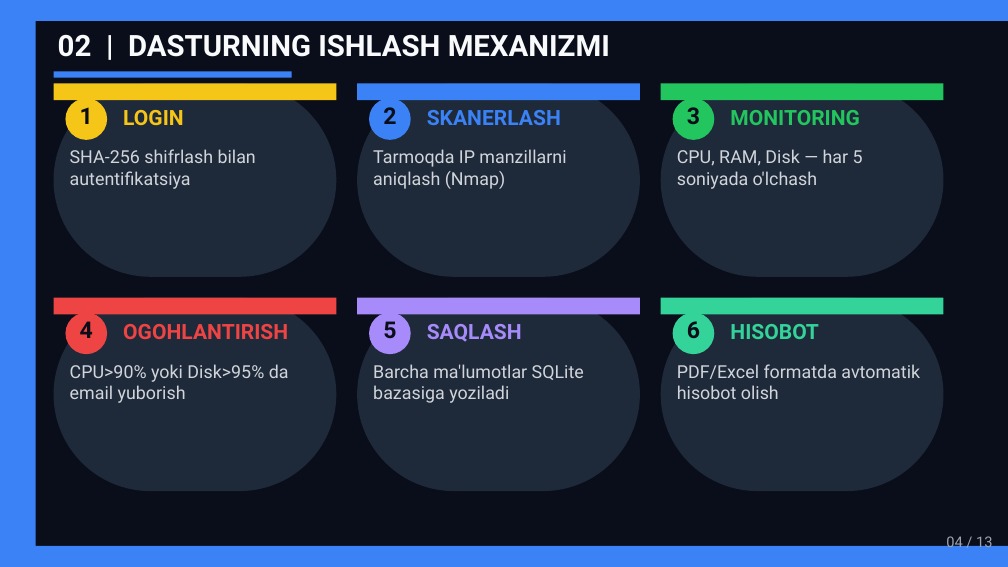
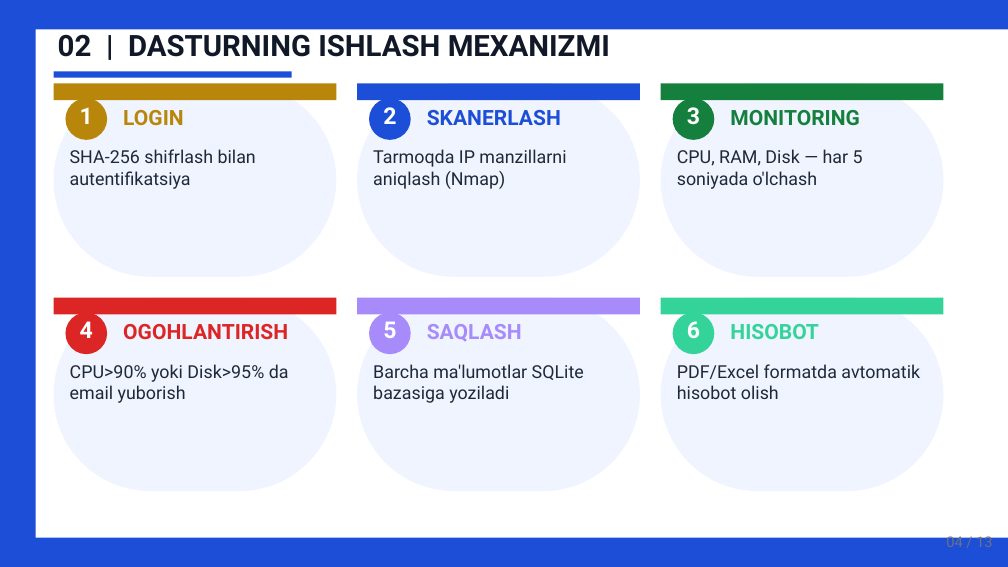
Before and after one commit to safarovman/paket-, a slide deck: slide 4 of loyiha_ishi.pptx. Drawn at 1008x567 pixels with LibreOffice and Linux fonts; fonts in the diff are those of the drawing. Boxes give left, top, right and bottom in pixels: in the first picture for what was removed or moved away, otherwise in the second. Text is boxed around its words. In the diff, an @@ line names an element or a change of style, - is before the commit and + after.

Commit message:
Update: loyiha ishi - oq fon, to'q matnlar bilan yangilandi

```diff
--- a/loyiha_ishi.pptx
+++ b/loyiha_ishi.pptx
@@ background #F9FAFB to #FFFFFF @@
@@ rectangle: place and size @@
-rectangle at (0, 0, 1008, 21)
+rectangle at (0, 0, 1008, 29)
@@ rectangle removed at (0, 0, 1008, 567) @@
@@ rectangle added at (0, 29, 11, 538), fill #1D4ED8 @@
@@ text "02 | DASTURNING ISHLASH MEXANIZMI" at (58, 29, 610, 57): text colour #F9FAFB to #111827 @@
@@ rectangle at (54, 83, 337, 100): fill #F5C518 to #B8860B @@
@@ rectangle at (661, 83, 944, 100): fill #22C55E to #15803D @@
@@ rounded rectangle at (66, 98, 107, 140): fill #F5C518 to #B8860B @@
@@ text "LOGIN" at (123, 110, 184, 126): text colour #F5C518 to #B8860B @@
@@ text "SKANERLASH" at (427, 110, 561, 125): text colour #3B82F6 to #1D4ED8 @@
@@ rounded rectangle at (673, 98, 715, 140): fill #22C55E to #15803D @@
@@ text "MONITORING" at (730, 110, 860, 126): text colour #22C55E to #15803D @@
@@ rectangle at (54, 298, 337, 315): fill #EF4444 to #DC2626 @@
@@ fill #1E2A3A to #F0F4FF in 6 elements at (54, 83, 337, 277), (357, 83, 640, 277), (661, 83, 944, 277), (54, 298, 337, 492), (357, 298, 640, 492), (661, 298, 944, 492) @@
@@ rounded rectangle at (66, 312, 107, 354): fill #EF4444 to #DC2626 @@
@@ text "OGOHLANTIRISH" at (123, 324, 288, 339): text colour #EF4444 to #DC2626 @@
@@ text colour #0A0E1A to #FFFFFF in 6 elements at (80, 107, 93, 124), (383, 107, 396, 124), (687, 107, 700, 125), (80, 321, 93, 338), (383, 321, 396, 338), (687, 321, 700, 338) @@
@@ text colour #D1D5DB to #1F2937 in 6 elements at (70, 149, 256, 189), (373, 149, 566, 189), (677, 149, 863, 189), (70, 364, 289, 403), (373, 364, 584, 403), (677, 364, 920, 399) @@
@@ fill #3B82F6 to #1D4ED8 in 6 elements at (0, 0, 36, 567), (54, 71, 292, 77), (357, 83, 640, 100), (369, 98, 411, 140), (0, 0, 1008, 29), (0, 538, 1008, 567) @@
@@ rectangle: place and size @@
-rectangle at (0, 546, 1008, 567)
+rectangle at (0, 538, 1008, 567)
@@ text "04 / 13" at (946, 533, 993, 547): text colour #9CA3AF to #6B7280 @@
```
Also in this commit, not shown: 12 other slides changed.
